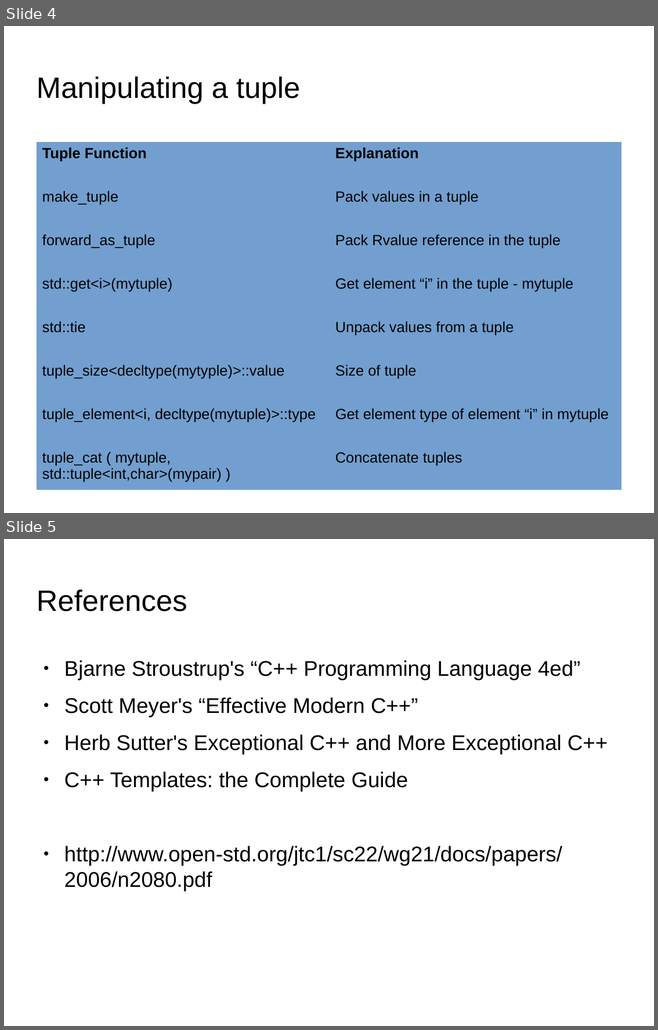
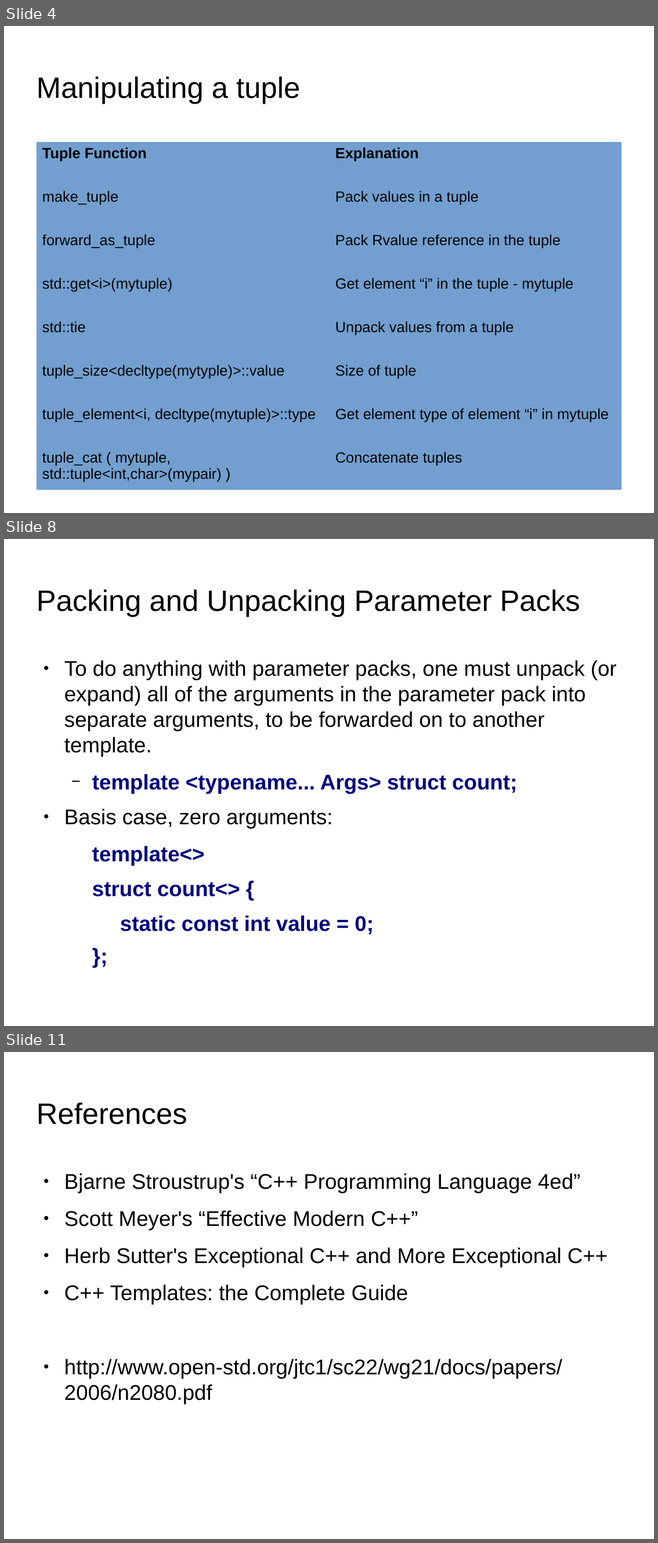
Before and after one commit to kks32/cpp-software-development, a slide deck: Ex18_Variadic_Templates/Ex18_Variadic_Templates.odp. Shown one above the other, each under a label of ours: slides 4 and 5 before the commit, slides 4, 8 and 11 after it; the slides between them are not shown. The pictures are 658x1030 and 658x1543 pixels, drawn with LibreOffice and Linux fonts; fonts in the diff are those of the drawing; background and template pictures are left out. Boxes give left, top, right and bottom in pixels: in the first picture for what was removed or moved away, otherwise in the second. Text is boxed around its words. In the diff, an @@ line names an element or a change of style, - is before the commit and + after.

Commit message:
Variadic template example

```diff
--- a/Ex18_Variadic_Templates/Ex18_Variadic_Templates.odp
+++ b/Ex18_Variadic_Templates/Ex18_Variadic_Templates.odp
@@ slide 8 added at bbox=[4, 539, 654, 1026], background picture (left out) @@
@@ title added at bbox=[36, 589, 580, 617], 36 pt, text #000000 @@
+Packing and Unpacking Parameter Packs
@@ text added at bbox=[64, 660, 616, 935], 26 pt, text #000000 @@
+● To do anything with parameter packs, one must unpack (or expand) all of the arguments in the parameter pack into separate arguments, to be forwarded on to another template.
+  − template <typename... Args> struct count;
+● Basis case, zero arguments:
+  template<>
+  struct count<> {
+    static const int value = 0;
+  };
@@ what was slide 5 is now slide 11 @@
```
Also in this commit, not shown: 5 other slides added, 2 other files.
